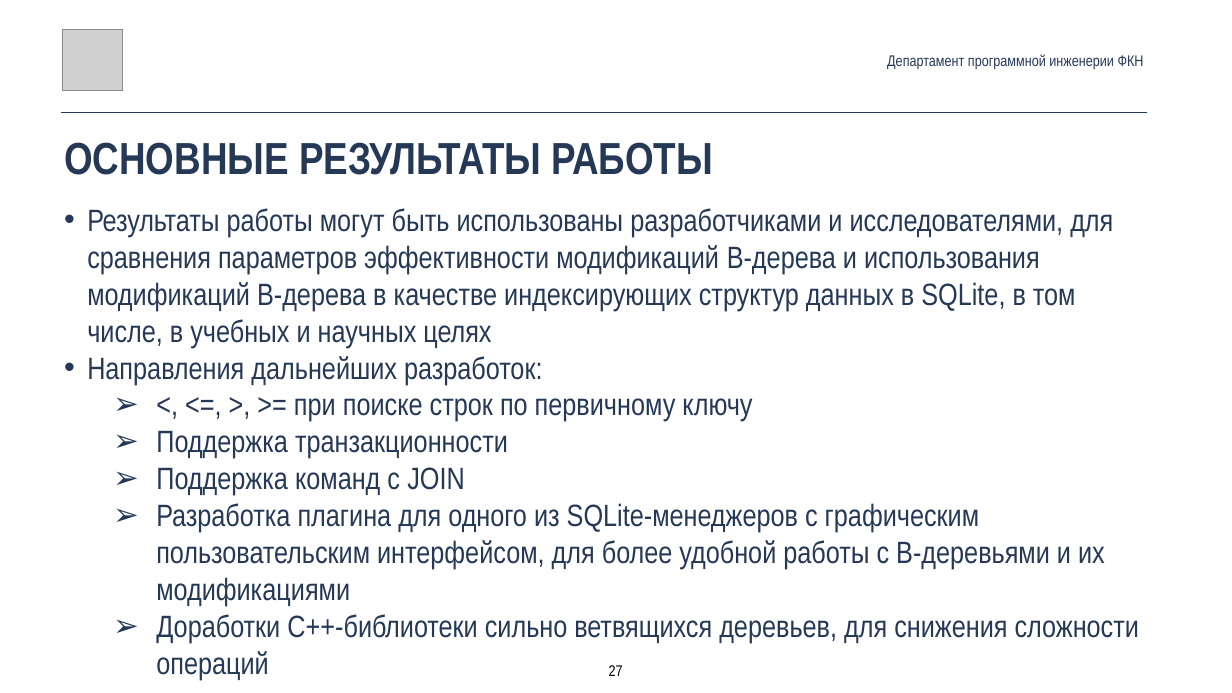
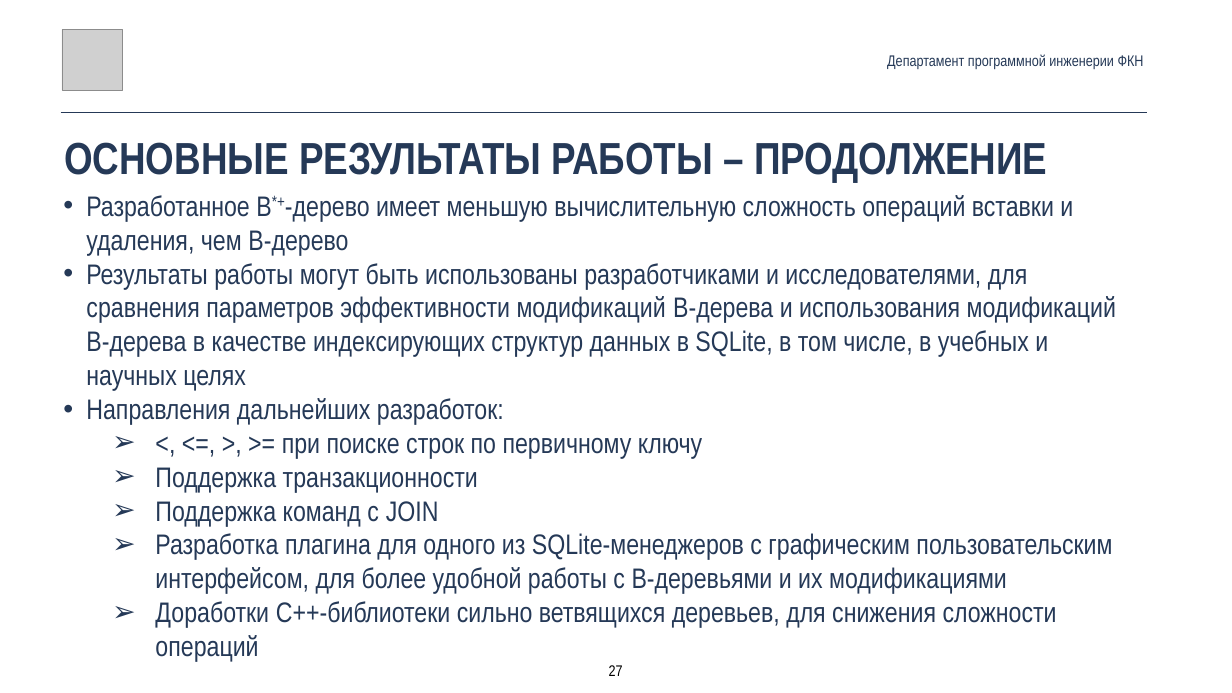
Before and after one commit to Glost/btrees_2019, a slide deck: slide 27 of root/docs/slides/Ригин_ВКР_Защита.pptx. Drawn at 1232x693 pixels with LibreOffice and Linux fonts; fonts in the diff are those of the drawing; grey boxes stand for pictures. Boxes give left, top, right and bottom in pixels: in the first picture for what was removed or moved away, otherwise in the second. Text is boxed around its words. In the diff, an @@ line names an element or a change of style, - is before the commit and + after.

```diff
--- a/root/docs/slides/Ригин_ВКР_Защита.pptx
+++ b/root/docs/slides/Ригин_ВКР_Защита.pptx
@@ text at box(64, 142, 1047, 183): text changed @@
-ОСНОВНЫЕ РЕЗУЛЬТАТЫ РАБОТЫ
+ОСНОВНЫЕ РЕЗУЛЬТАТЫ РАБОТЫ – ПРОДОЛЖЕНИЕ
@@ text "Разработанное B*+-дерево имеет меньшую вычислительную ...": place and size @@
-text "Разработанное B*+-дерево имеет меньшую вычислительную ..." at box(87, 208, 1139, 680)
+text "Разработанное B*+-дерево имеет меньшую вычислительную ..." at box(86, 195, 1116, 662)
@@ text at box(86, 195, 1073, 255): paragraph added @@
+• Разработанное B*+-дерево имеет меньшую вычислительную сложность операций вставки и удаления, чем B-дерево
@@ text at box(86, 263, 1116, 662): size 48 to 44 pt in "Результаты работы могут быть использованы разработчиками и ...", "Направления дальнейших разработок:", "<, <=, >, >= при поиске строк ...", "Поддержка транзакционности" and 3 more places @@
```
Also in this commit, not shown: 5 other slides changed, 3 other files.
